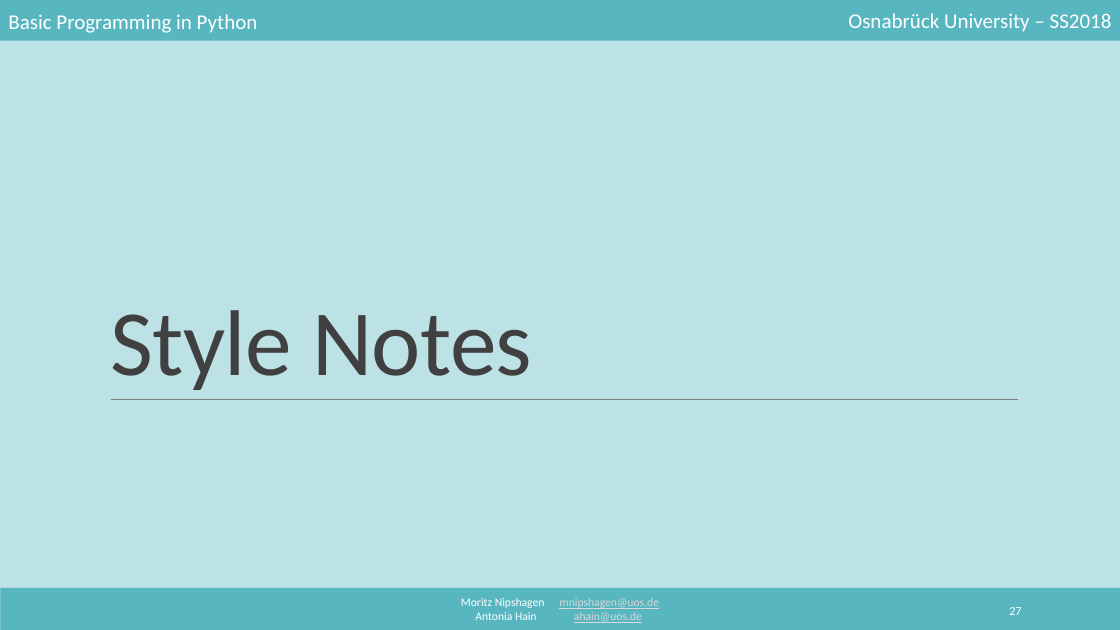
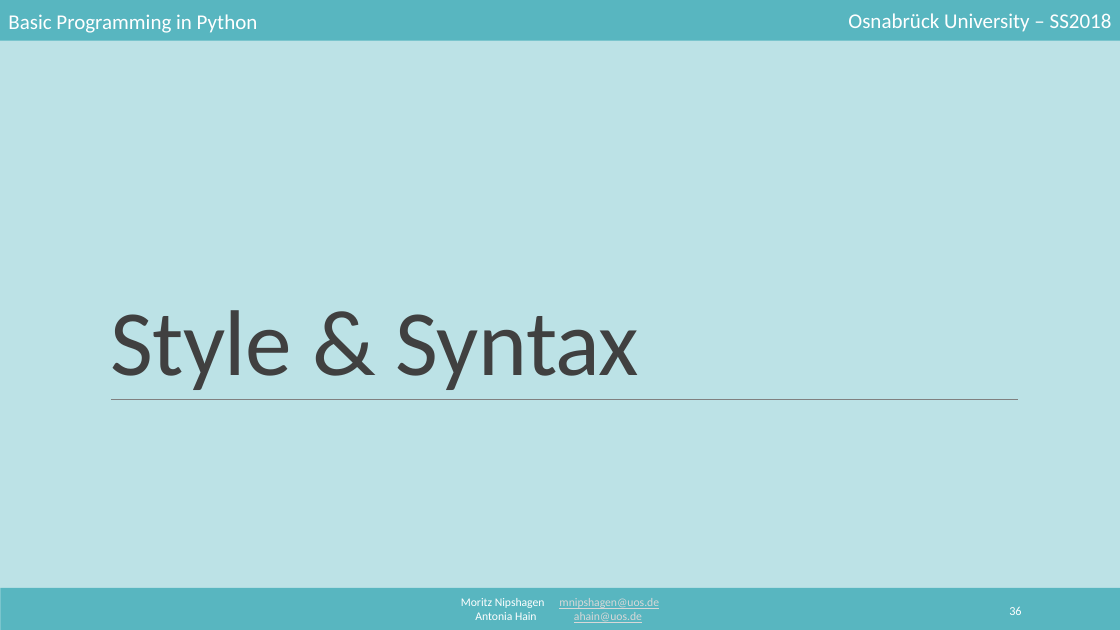
Before and after one commit to mnipshagen/monty, a slide deck: slide 36 of 2018/02/Syntax_and_variables.pptx (slide 27 before the commit). Drawn at 1120x630 pixels with LibreOffice and Linux fonts; fonts in the diff are those of the drawing. Boxes give left, top, right and bottom in pixels: in the first picture for what was removed or moved away, otherwise in the second. Text is boxed around its words. In the diff, an @@ line names an element or a change of style, - is before the commit and + after.

```diff
--- a/2018/02/Syntax_and_variables.pptx
+++ b/2018/02/Syntax_and_variables.pptx
@@ title at (110,310,639,390): text changed @@
-Style Notes
+Style & Syntax
@@ page number at (1009,606,1021,615): text changed @@
-27
+36
```
Also in this commit, not shown: 7 other slides changed, 12 slides added, 2 slides removed.
